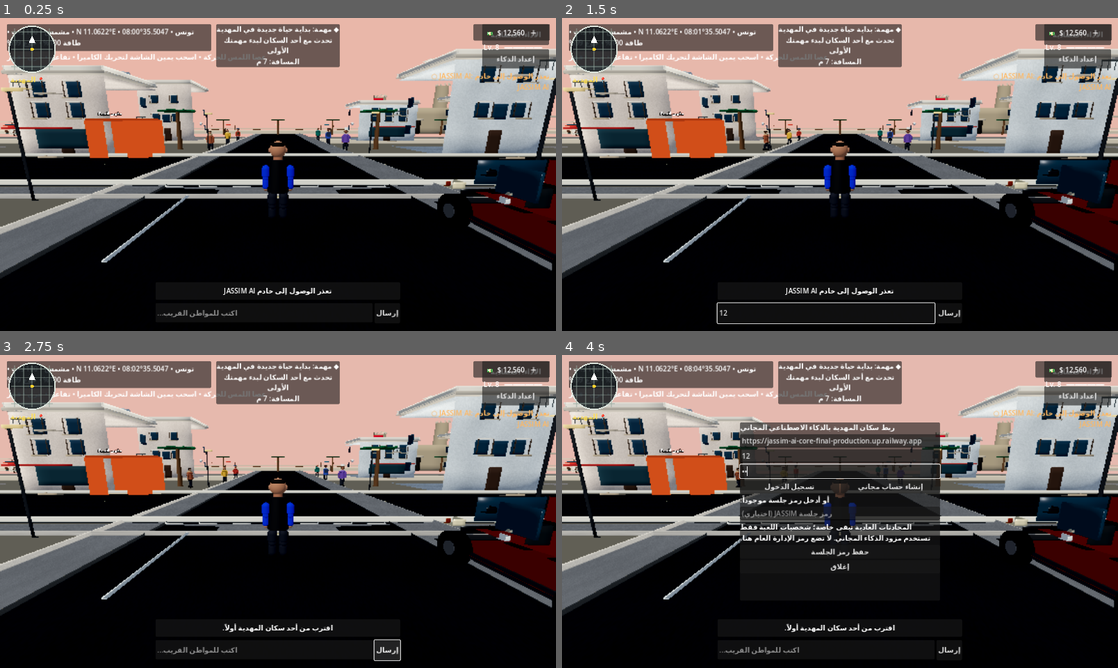
Above: before the commit, frames 1-4 (two rows, left to right).
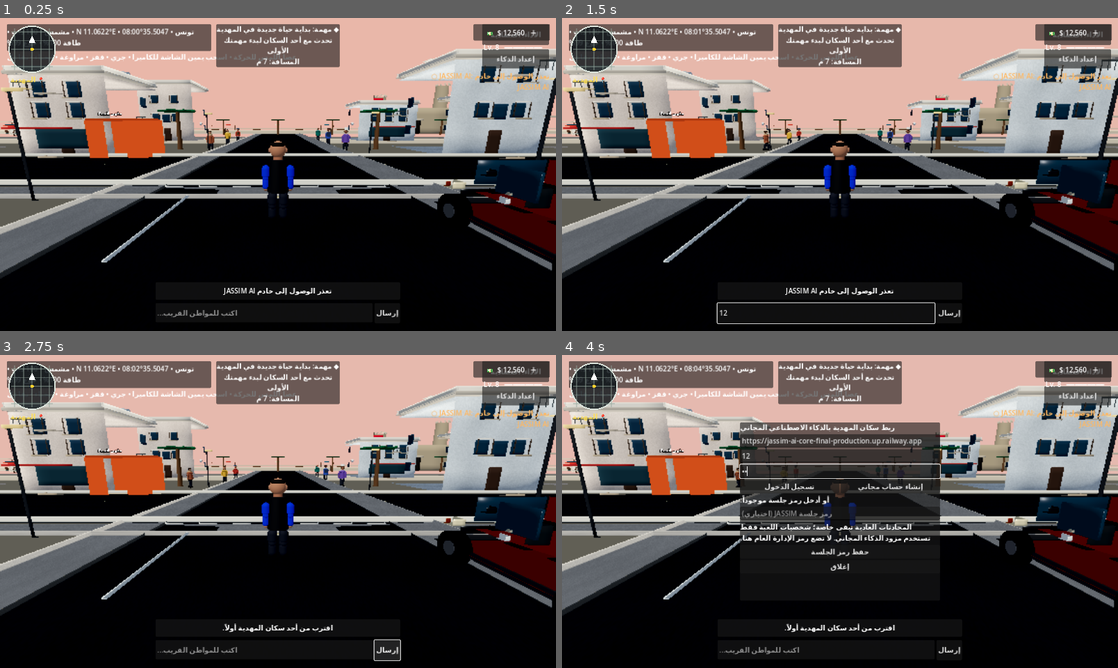
Above: after the commit, the same moments.

Repository: stevennpllk-crypto/REAL-LIFE-MAHDIA
Game: Godot game, scene res://scenes/Main.tscn
Two runs of this game, one before a commit and one after it. Both use one fixed random seed, a clock stepped at 60 frames per second and the inputs below.
Inputs (mouse positions are in pixels of both pictures, inside the frame that each line leads up to):
- Up to frame 1 (0.25 s): no input
- Up to frame 2 (1.5 s): click (828, 312) at 0.52 s; type "12" at 0.6 s; click "الأداء: اقتصادية" at 1.25 s
- Up to frame 3 (2.75 s): click "إرسال" at 2 s
- Up to frame 4 (4 s): click "إعداد الذكاء" at 2.75 s; click (840, 455) at 3.52 s; type "12" at 3.6 s; click (840, 470) at 3.75 s; type "12" at 3.83 s; click (840, 514) at 3.98 s

The runs differ from the first frame. In frame 1, 0.3% of the frame differs, in the area x 1-54%, y 11-14%; in frame 2, 0.3%; in frame 3, 0.3%; in frame 4, 0.3%.

Commit message:
Improve grounded movement, stamina, dodge and combat controls

Diff:
--- a/scripts/life_manager.gd
+++ b/scripts/life_manager.gd
@@ -271,7 +271,10 @@
 	hunger = maxf(0.0, hunger - delta * 0.025)
 	var sprinting := false
 	if is_instance_valid(player):
-		sprinting = bool(player.get("running")) or Input.is_action_pressed("run")
+		var has_movement := Vector2(player.velocity.x, player.velocity.z).length() > 0.35
+		var crouching_now := bool(player.get("crouching"))
+		var swimming_now := bool(player.get("is_swimming"))
+		sprinting = (bool(player.get("running")) or Input.is_action_pressed("run")) and has_movement and not crouching_now and not swimming_now
 	_apply_stamina(delta, sprinting)
 	if hunger <= 0.0:
 		energy = maxf(0.0, energy - delta * 0.01)
--- a/scripts/main.gd
+++ b/scripts/main.gd
@@ -682,7 +682,7 @@
 	layer.add_child(quality_button)
 	_apply_graphics_quality()
 	hint_label = Label.new()
-	hint_label.text = "عصا اللمس للحركة • اسحب يمين الشاشة لتحريك الكاميرا • تفاعل • جري • قفز"
+	hint_label.text = "عصا اللمس للحركة • اسحب يمين الشاشة للكاميرا • جري • قفز • مراوغة • انحناء • تفاعل"
 	hint_label.position = Vector2(16, 78)
 	layer.add_child(hint_label)
 	var message_panel := PanelContainer.new()
--- a/scripts/mobile_controls.gd
+++ b/scripts/mobile_controls.gd
@@ -12,6 +12,7 @@
 var interact_button: Button
 var attack_button: Button
 var crouch_button: Button
+var dodge_button: Button
 var stick_max_radius := 62.0
 
 func setup(player: CharacterBody3D) -> void:
@@ -46,6 +47,7 @@
 	interact_button = _make_button(root, "💬", Vector2(-218, -112))
 	attack_button = _make_button(root, "✊", Vector2(-218, -218))
 	crouch_button = _make_button(root, "🧎", Vector2(-218, -324))
+	dodge_button = _make_button(root, "↗", Vector2(-112, -324))
 
 	run_button.button_down.connect(func(): target.set_mobile_run(true))
 	run_button.button_up.connect(func(): target.set_mobile_run(false))
@@ -53,6 +55,7 @@
 	interact_button.pressed.connect(func(): target.request_interact())
 	attack_button.pressed.connect(func(): target.request_attack())
 	crouch_button.pressed.connect(func(): target.toggle_crouch())
+	dodge_button.pressed.connect(func(): target.request_dodge())
 
 func _make_button(parent: Control, caption: String, offset: Vector2) -> Button:
 	var button := Button.new()
--- a/scripts/player.gd
+++ b/scripts/player.gd
@@ -37,6 +37,13 @@
 var is_swimming := false
 var crouching := false
 var attack_time := 0.0
+var attack_cooldown := 0.0
+var jump_buffer_time := 0.0
+var coyote_time := 0.0
+var dodge_requested := false
+var dodge_time := 0.0
+var dodge_cooldown := 0.0
+var dodge_direction := Vector3.ZERO
 
 func _ready() -> void:
 	_add_action("move_forward", KEY_W)
@@ -340,16 +347,37 @@
 	interact_requested = true
 
 func request_attack() -> void:
+	if attack_cooldown > 0.0 or is_swimming or crouching:
+		return
 	attack_time = 0.42
+	attack_cooldown = 0.58
+
+
+func request_dodge() -> void:
+	if dodge_cooldown <= 0.0 and not is_swimming and not crouching:
+		dodge_requested = true
+
 
 func toggle_crouch() -> void:
 	crouching = not crouching
+	if crouching:
+		running = false
 
 func is_in_water() -> bool:
 	return global_position.z < -59.0 and absf(global_position.x) < 90.0
 
 func _physics_process(delta: float) -> void:
 	is_swimming = is_in_water()
+	attack_cooldown = maxf(0.0, attack_cooldown - delta)
+	dodge_cooldown = maxf(0.0, dodge_cooldown - delta)
+	jump_buffer_time = maxf(0.0, jump_buffer_time - delta)
+	if is_on_floor():
+		coyote_time = 0.12
+	else:
+		coyote_time = maxf(0.0, coyote_time - delta)
+	if Input.is_action_just_pressed("jump") or jump_requested:
+		jump_buffer_time = 0.16
+	jump_requested = false
 	if is_swimming:
 		var swim_level := -1.25
 		if Input.is_action_just_pressed("jump") or jump_requested:
@@ -373,7 +401,8 @@
 	var direction := (right * input_dir.x - forward * input_dir.y)
 	direction.y = 0.0
 	direction = direction.normalized()
-	var speed := (2.8 if (running or Input.is_action_pressed("run")) else 1.8) if is_swimming else (run_speed if (running or Input.is_action_pressed("run")) else walk_speed)
+	var wants_to_run := (running or Input.is_action_pressed("run")) and strength > 0.08 and not crouching
+	var speed := (2.8 if wants_to_run else 1.8) if is_swimming else (run_speed if wants_to_run else walk_speed)
 	if crouching:
 		speed *= 0.48
 	attack_time = maxf(0.0, attack_time - delta)
@@ -388,9 +417,23 @@
 		rate *= 1.65
 	velocity.x = move_toward(velocity.x, desired_velocity.x, rate * delta)
 	velocity.z = move_toward(velocity.z, desired_velocity.z, rate * delta)
-	if not is_swimming and (Input.is_action_just_pressed("jump") or jump_requested) and is_on_floor():
+	if not is_swimming and jump_buffer_time > 0.0 and coyote_time > 0.0:
 		velocity.y = jump_velocity
-	jump_requested = false
+		jump_buffer_time = 0.0
+		coyote_time = 0.0
+	if dodge_requested:
+		dodge_requested = false
+		if strength > 0.08 and dodge_cooldown <= 0.0 and not is_swimming and not crouching:
+			dodge_direction = direction if moving else -global_transform.basis.z
+			dodge_direction.y = 0.0
+			dodge_direction = dodge_direction.normalized()
+			dodge_time = 0.24
+			dodge_cooldown = 1.25
+	if dodge_time > 0.0:
+		dodge_time = maxf(0.0, dodge_time - delta)
+		var dodge_speed := 5.8 * clampf(dodge_time / 0.24, 0.72, 1.0)
+		velocity.x = dodge_direction.x * dodge_speed
+		velocity.z = dodge_direction.z * dodge_speed
 	move_and_slide()
 	_animate_figure(delta, moving and is_on_floor(), speed)
 
--- a/tests/test_mobile_movement.gd
+++ b/tests/test_mobile_movement.gd
@@ -62,6 +62,18 @@
 	_check(player.get("running") == true, "run button state is accepted")
 	player.call("set_mobile_run", false)
 	_check(player.get("running") == false, "run button release is accepted")
+	player.call("request_jump")
+	_check(float(player.get("jump_buffer_time")) >= 0.0 and player.get("jump_requested") == true, "jump input is buffered for responsive landing jumps")
+	player.call("toggle_crouch")
+	_check(player.get("crouching") == true, "player can enter crouch stance")
+	player.call("toggle_crouch")
+	_check(player.get("crouching") == false, "player can leave crouch stance")
+	player.call("request_dodge")
+	_check(player.get("dodge_requested") == true, "player can request a directional dodge")
+	player.call("request_attack")
+	var first_attack_time: float = player.get("attack_time")
+	player.call("request_attack")
+	_check(float(player.get("attack_time")) <= first_attack_time and float(player.get("attack_cooldown")) > 0.0, "melee attack has a cooldown instead of unlimited button spam")
 
 	var saver := Node.new()
 	saver.set_script(load("res://scripts/save_manager.gd"))
